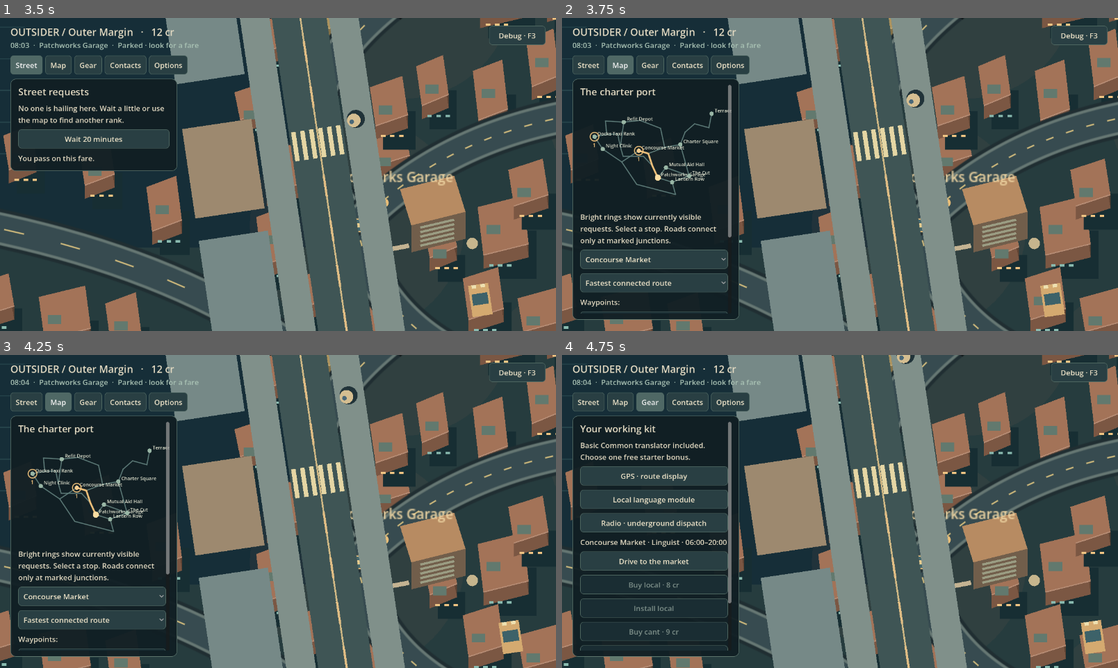
Above: before the commit, frames 1-4 (two rows, left to right).
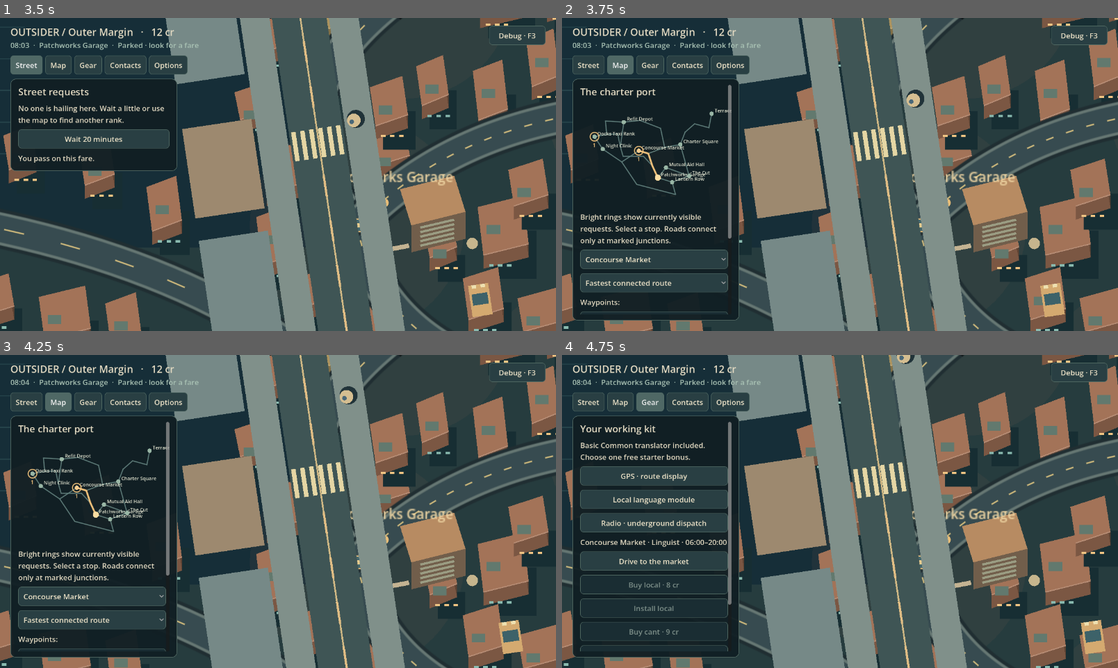
Above: after the commit, the same moments.

Repository: MohamedXIV/outsider-driver-2d
Game: Godot game, scene res://scenes/sandbox.tscn
Same seed, same stepped clock (60 frames per second), same inputs: the game is played once before the commit and once after it.
Inputs:
- Up to frame 1 (3.5 s): click "Debug · F3" at 0.5 s; click "Decline" at 1.25 s; click "Player · F3" at 2 s; click "Street" at 2.75 s
- Up to frame 2 (3.75 s): click "Map" at 3.5 s
- Up to frame 3 (4.25 s): no input
- Up to frame 4 (4.75 s): click "Gear" at 4.25 s

Frame 1 is identical in both runs. In frame 2, 0.1% of the frame differs, in the area x 2-32%, y 69-97%; in frame 3, 0.1%; in frame 4, 0.1%.

Commit message:
fix: keep phone HUD controls reachable and isolate panel wheel scrolling

Diff:
--- a/scripts/sandbox/sandbox_main.gd
+++ b/scripts/sandbox/sandbox_main.gd
@@ -382,6 +382,8 @@
 func _unhandled_input(event: InputEvent) -> void:
 	# GUI consumes wheel events first, so scrolling a panel never zooms the city.
 	if event is InputEventMouseButton and event.pressed:
+		if get_viewport().gui_get_hovered_control() != null:
+			return
 		if event.button_index in [MOUSE_BUTTON_WHEEL_UP, MOUSE_BUTTON_WHEEL_DOWN]:
 			_change_zoom(0.2 if event.button_index == MOUSE_BUTTON_WHEEL_UP else -0.2)
 			get_viewport().set_input_as_handled()
--- a/scripts/sandbox/sandbox_player_ui.gd
+++ b/scripts/sandbox/sandbox_player_ui.gd
@@ -13,7 +13,7 @@
 var _scroll: ScrollContainer
 var _portrait: SandboxPassengerView
 var _portrait_title: Label
-var _tabs: HBoxContainer
+var _tabs: GridContainer
 var _mode: Button
 var _actions: Dictionary = {}
 var _planned_stops: Array[String] = []
@@ -52,7 +52,7 @@
 	_header=Label.new();root.add_child(_header);_header.position=Vector2(24,16);_header.add_theme_font_size_override("font_size",23)
 	_hint=Label.new();root.add_child(_hint);_hint.position=Vector2(24,50);_hint.add_theme_color_override("font_color",Color("a9c2b4"))
 	_mode=Button.new();_mode.name="Mode";_mode.text="Debug · F3";_mode.custom_minimum_size=Vector2(130,44);root.add_child(_mode);_mode.pressed.connect(toggle_debug)
-	_tabs=HBoxContainer.new();root.add_child(_tabs);_tabs.position=Vector2(24,86);_tabs.add_theme_constant_override("separation",6)
+	_tabs=GridContainer.new();_tabs.columns=5;root.add_child(_tabs);_tabs.position=Vector2(24,86);_tabs.add_theme_constant_override("h_separation",6);_tabs.add_theme_constant_override("v_separation",6)
 	for key in ["requests","map","gear","contacts","settings"]:
 		var button: Button=Button.new();button.name=key;button.custom_minimum_size=Vector2(0,44);_tabs.add_child(button);button.pressed.connect(_tab.bind(key))
 	_panel=PanelContainer.new();root.add_child(_panel);_panel.position=Vector2(24,140)
@@ -69,8 +69,15 @@
 
 func _layout() -> void:
 	var area: Vector2=get_viewport().get_visible_rect().size
+	_tabs.columns=3 if area.x<600 else 5
+	_tabs.size=Vector2.ZERO
+	var panel_top: float=194.0 if area.x<600 else 140.0
 	_mode.position=Vector2(area.x-154,18)
-	_panel.size=Vector2(minf(380,area.x-48),maxf(160,area.y-166))
+	_body.custom_minimum_size.x=minf(380,area.x-48)-40
+	for child in _body.get_children():
+		if child is Label: child.custom_minimum_size.x=_body.custom_minimum_size.x
+	_panel.position.y=panel_top
+	_panel.size=Vector2(minf(380,area.x-48),maxf(80,area.y-panel_top-24))
 	_body.custom_minimum_size.x=_panel.size.x-40
 	_portrait.position=Vector2(area.x-230,120);_portrait.size=Vector2(200,190)
 	_portrait_title.position=Vector2(area.x-250,315);_portrait_title.size=Vector2(240,35)
@@ -98,6 +105,7 @@
 
 func _button(id: String, text: String, action: Callable, disabled: bool=false) -> Button:
 	var button: Button=Button.new();button.name=id;button.text=text;button.custom_minimum_size=Vector2(0,44)
+	button.autowrap_mode=TextServer.AUTOWRAP_WORD_SMART
 	button.size_flags_horizontal=Control.SIZE_EXPAND_FILL;button.disabled=disabled;button.pressed.connect(func(): action.call();_ack())
 	_body.add_child(button);_actions[id]=button;return button
 
@@ -137,7 +145,7 @@
 	if conversation!=null: speaker=world.resident(str(world.offer_by_id(conversation.offer_id).get("npc_id","")))
 	elif not world.active_offer_id.is_empty(): speaker=world.resident(str(world.offer_by_id(world.active_offer_id).get("npc_id","")))
 	_portrait.npc=speaker;_portrait.reduced_motion=controller._reduced_motion
-	_portrait.visible=not debug_mode and not speaker.is_empty()
+	_portrait.visible=not debug_mode and not speaker.is_empty() and get_viewport().get_visible_rect().size.x>=600
 	_portrait_title.visible=_portrait.visible
 	_portrait_title.text=trp("Passenger · ","الراكب · ")+str(speaker.get("language","")).capitalize()
 	var context: Array=[]
@@ -292,9 +300,10 @@
 
 func _fit_panel() -> void:
 	var area: Vector2=get_viewport().get_visible_rect().size
-	var height: float=minf(area.y-166,maxf(180,_body.get_combined_minimum_size().y+32))
+	var panel_top: float=194.0 if area.x<600 else 140.0
+	var height: float=minf(area.y-panel_top-24,maxf(180,_body.get_combined_minimum_size().y+32))
 	_panel.size.y=height
-	_panel.position.y=maxf(140,area.y-height-24) if controller._conversation!=null and tab=="requests" else 140
+	_panel.position.y=maxf(panel_top,area.y-height-24) if controller._conversation!=null and tab=="requests" else panel_top
 
 func place(stop: String) -> String:
 	if controller._ui_locale=="ar": return str(SandboxLanguagePresentation.AR_DISTRICTS.get(stop,SandboxRoads.location_name(stop)))
--- a/tests/test_player_layout.gd
+++ b/tests/test_player_layout.gd
@@ -2,16 +2,16 @@
 func _initialize() -> void: call_deferred("_run")
 func _run() -> void:
 	var scene: Node=load("res://scenes/sandbox.tscn").instantiate();root.add_child(scene);scene.set_process(false)
-	for area in [Vector2i(1280,720),Vector2i(960,540),Vector2i(720,720),Vector2i(640,480)]:
+	for area in [Vector2i(1280,720),Vector2i(960,540),Vector2i(720,720),Vector2i(640,480),Vector2i(390,844)]:
 		root.size=area
 		for tab in ["requests","map","gear","contacts","settings"]:
 			scene._player_ui._tab(tab)
 			await process_frame;await process_frame;await process_frame
 			var panel: Control=scene._player_ui._panel
 			var bounds: Rect2=panel.get_global_rect()
-			assert(bounds.end.x<=root.get_visible_rect().size.x+1)
+			assert(bounds.end.x<=root.get_visible_rect().size.x+1,"Panel overflow %s %s: %s" % [area,tab,bounds])
 			assert(bounds.end.y<=root.get_visible_rect().size.y+1)
-			assert(scene._player_ui._tabs.get_global_rect().end.x<=root.get_visible_rect().size.x)
+			assert(scene._player_ui._tabs.get_global_rect().end.x<=root.get_visible_rect().size.x,"Tabs overflow %s: %s" % [area,scene._player_ui._tabs.get_global_rect()])
 			for action in scene._player_ui._actions.values(): assert(action.size.y>=44)
-	print("PLAYER_LAYOUT_PASS 1280x720, 960x540, 720x720, 640x480; scrollable tabs and touch actions")
+	print("PLAYER_LAYOUT_PASS 1280x720, 960x540, 720x720, 640x480, 390x844; scrollable tabs and touch actions")
 	quit()
Not shown, changed: docs/OVERNIGHT_COMPLETION.md
Not shown, changed: tests/web_camera_zoom.cjs
